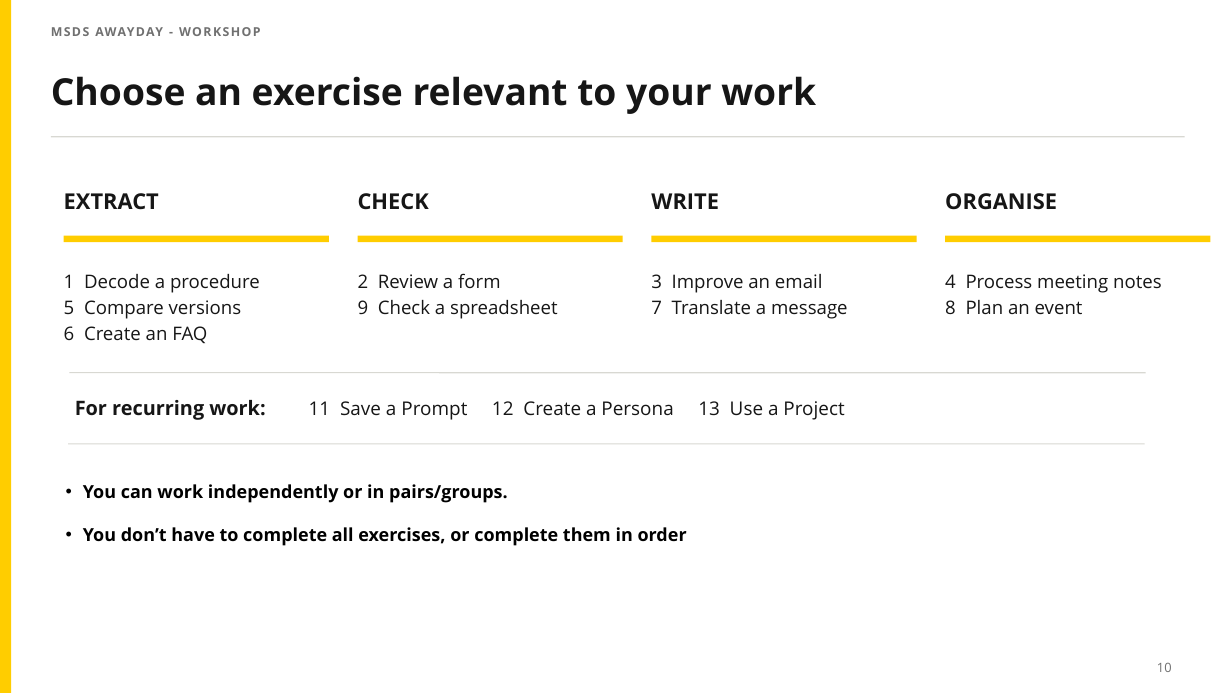
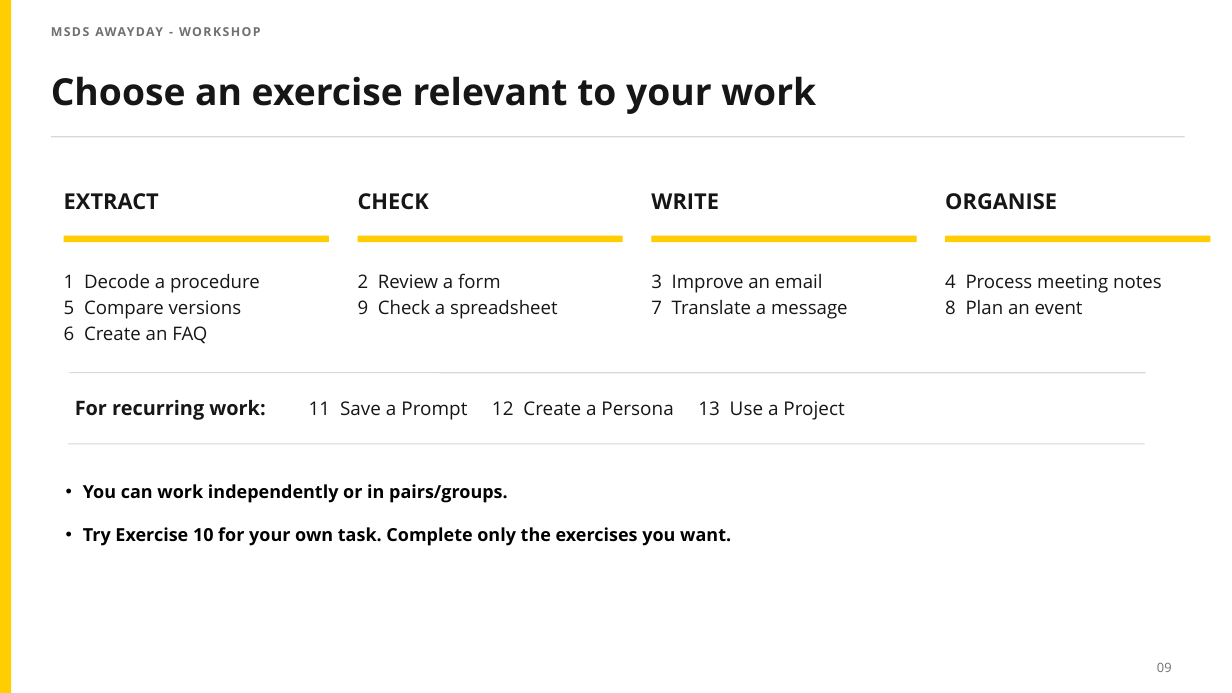
Before and after one commit to zgrtgy/msds-awayday-tutorial, a slide deck: slide 9 of slides/UU_AI_Chat_Admin_Intro.pptx. Drawn at 1232x693 pixels with LibreOffice and Linux fonts; fonts in the diff are those of the drawing. Boxes give left, top, right and bottom in pixels: in the first picture for what was removed or moved away, otherwise in the second. Text is boxed around its words. In the diff, an @@ line names an element or a change of style, - is before the commit and + after.

```diff
--- a/slides/UU_AI_Chat_Admin_Intro.pptx
+++ b/slides/UU_AI_Chat_Admin_Intro.pptx
@@ text at (83, 527, 731, 546): text changed @@
-• You don’t have to complete all exercises, or complete them in order
+• Try Exercise 10 for your own task. Complete only the exercises you want.
@@ text at (1157, 662, 1172, 672): text changed @@
-10
+09
```
Also in this commit, not shown: 8 other slides changed.
